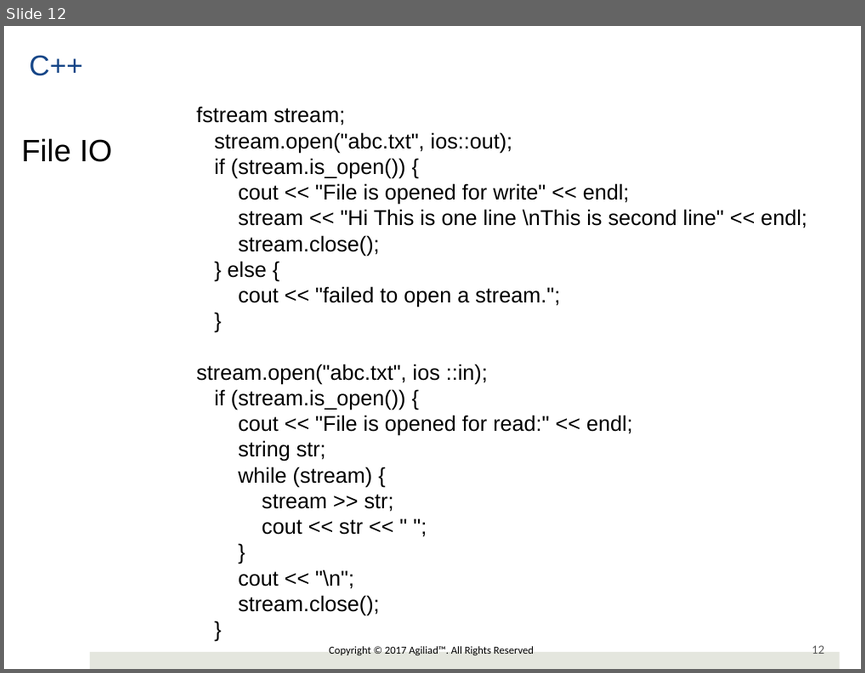
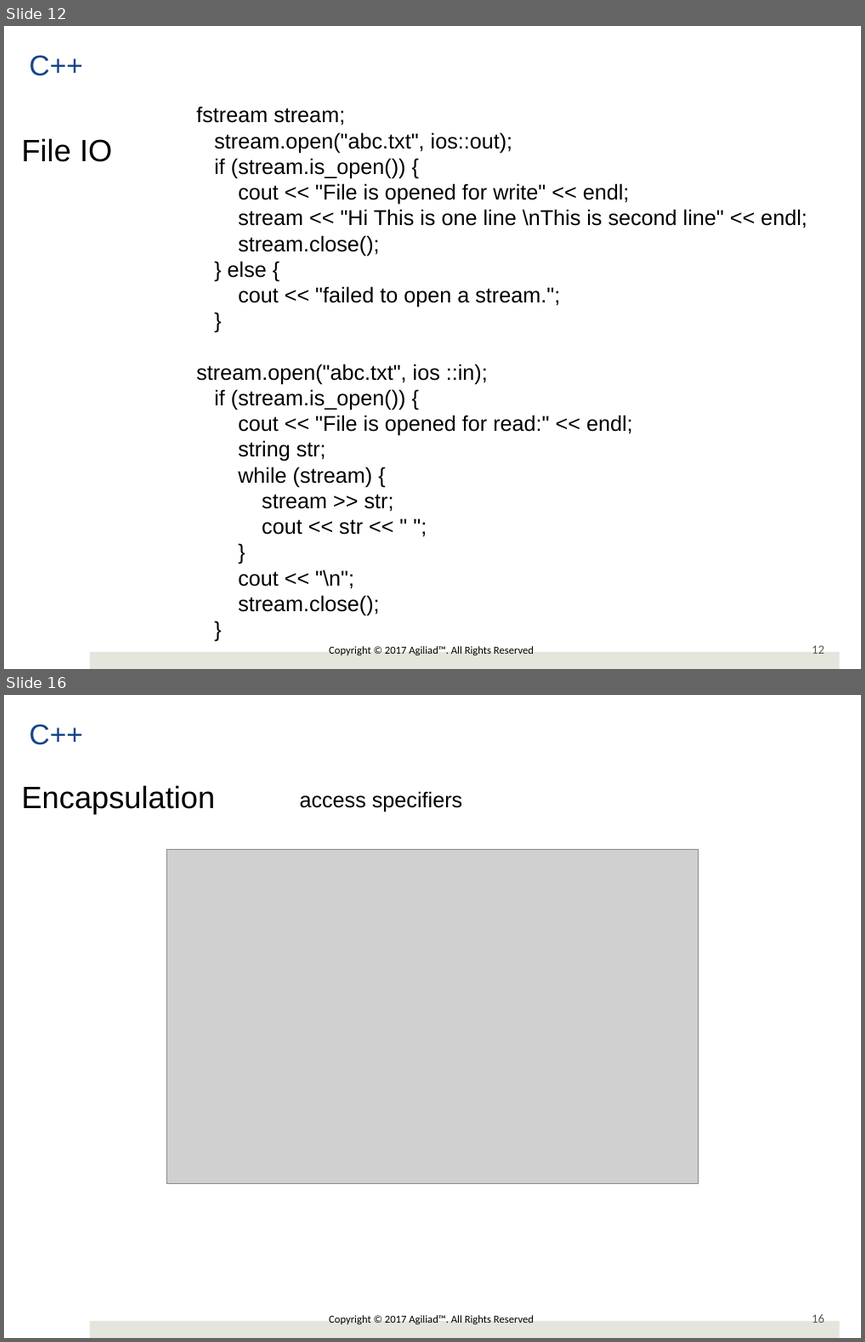
Before and after one commit to girishlande/CPlusPlus, a slide deck: cplusplus.pptx. Shown one above the other, each under a label of ours: slide 12 before the commit, slides 12 and 16 after it; the slides between them are not shown. The pictures are 865x673 and 865x1342 pixels, drawn with LibreOffice and Linux fonts; fonts in the diff are those of the drawing; grey boxes stand for pictures; background and template pictures are left out. Boxes give left, top, right and bottom in pixels: in the first picture for what was removed or moved away, otherwise in the second. Text is boxed around its words. In the diff, an @@ line names an element or a change of style, - is before the commit and + after.

```diff
--- a/cplusplus.pptx
+++ b/cplusplus.pptx
@@ slide 16 added at <box>4,695,861,1338</box>, background #FFFFFF; not listed: 3 template elements that a slide beside it also shows @@
@@ text added at <box>30,724,83,745</box>, 24 pt, text #154587 @@
+C++
@@ text added at <box>22,785,216,814</box>, 25.9 pt, text #000000 @@
+Encapsulation
@@ text added at <box>300,791,462,812</box>, 18 pt, text #000000 @@
+access specifiers
@@ picture added at <box>167,849,698,1184</box> @@
```
Also in this commit, not shown: 3 slides changed, 5 other slides added, 4 other files.
